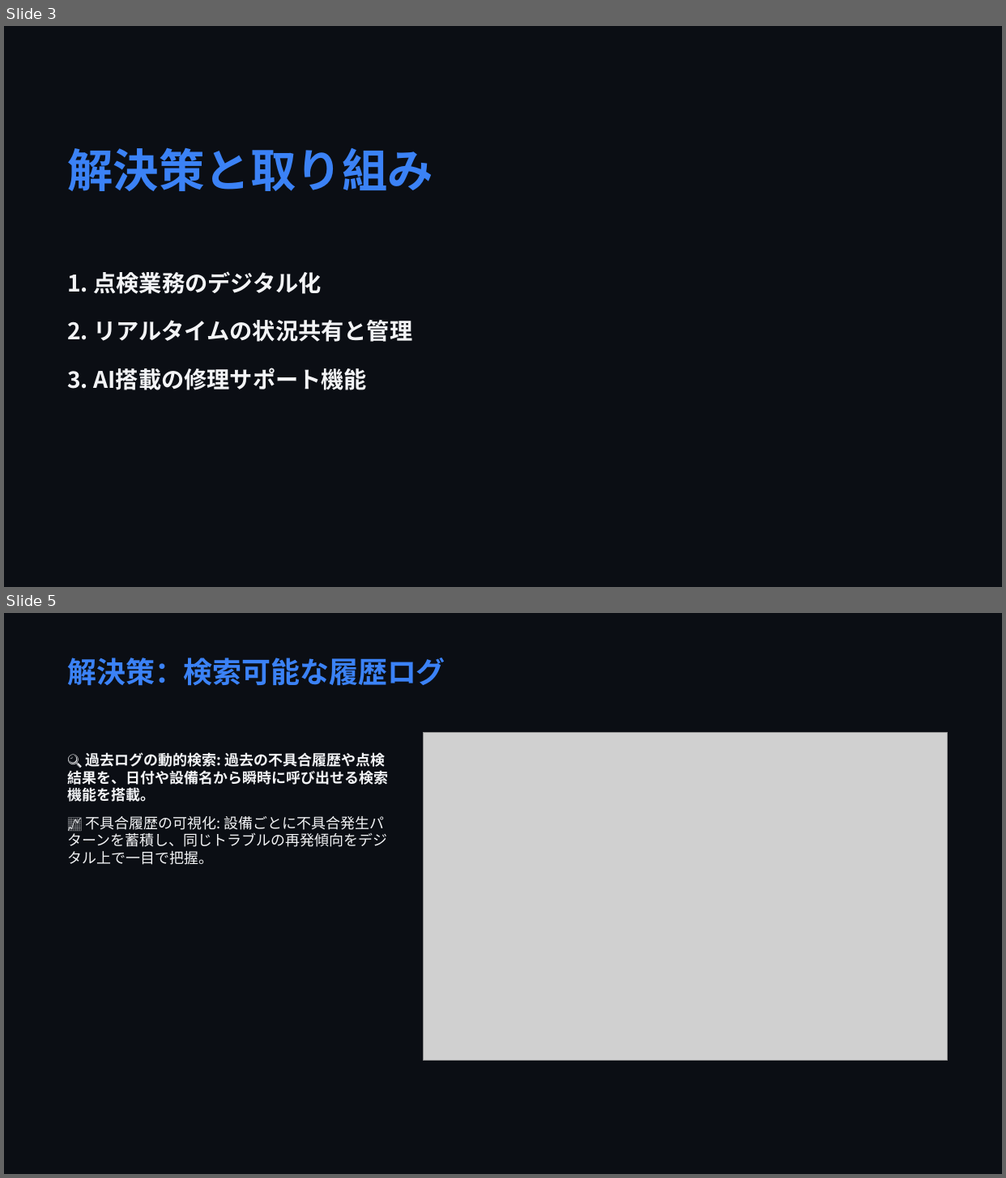
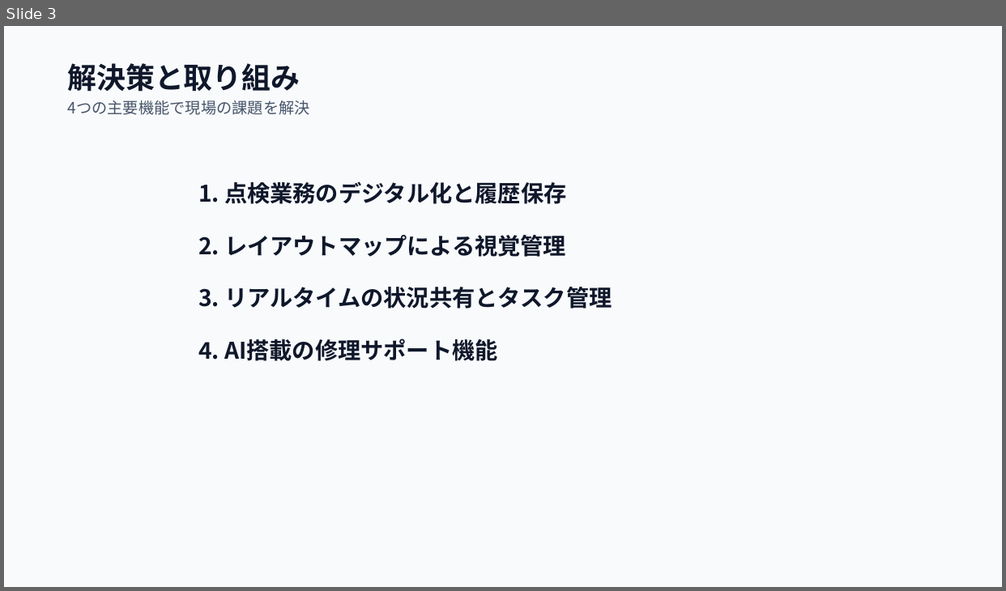
Before and after one commit to markjosephdsgatdula-dotcom/seibi-app-presentation, a slide deck: seibi_presentation.pptx. Shown one above the other, each under a label of ours: slides 3 and 5 before the commit, slide 3 after it; the slides between them are not shown. The pictures are 1006x1178 and 1006x591 pixels, drawn with LibreOffice and Linux fonts; fonts in the diff are those of the drawing; grey boxes stand for pictures. Boxes give left, top, right and bottom in pixels: in the first picture for what was removed or moved away, otherwise in the second. Text is boxed around its words. In the diff, an @@ line names an element or a change of style, - is before the commit and + after.

Commit message:
Update presentation to 12-slide Light Theme layout: reduced text density, restored Layout Map slide, high contrast for factory projectors

```diff
--- a/seibi_presentation.pptx
+++ b/seibi_presentation.pptx
@@ slide 5 removed at box(4, 613, 1002, 1174), background #0B0E14 @@
@@ text removed at box(67, 658, 445, 686) @@
-解決策：検索可能な履歴ログ
@@ picture removed at box(424, 733, 948, 1061) @@
@@ text removed at box(67, 752, 388, 865) @@
-🔍 過去ログの動的検索: 過去の不具合履歴や点検結果を、日付や設備名から瞬時に呼び出せる検索機能を搭載。
-📈 不具合履歴の可視化: 設備ごとに不具合発生パターンを蓄積し、同じトラブルの再発傾向をデジタル上で一目で把握。
@@ slide 3 changed as well @@
@@ background #0B0E14 to #F8FAFC @@
@@ text "解決策と取り組み": place and size @@
-text "解決策と取り組み" at box(67, 148, 433, 191)
+text "解決策と取り組み" at box(67, 63, 309, 115)
@@ text at box(67, 63, 300, 92): size 44 to 28 pt, text colour #3B82F6 to #0F172A in "解決策と取り組み" @@
@@ text at box(67, 101, 309, 115): paragraph added @@
+4つの主要機能で現場の課題を解決
@@ text at box(198, 182, 612, 361): text changed; text colour #F3F4F6 to #0F172A @@
-1. 点検業務のデジタル化
-2. リアルタイムの状況共有と管理
-3. AI搭載の修理サポート機能
+1. 点検業務のデジタル化と履歴保存
+2. レイアウトマップによる視覚管理
+3. リアルタイムの状況共有とタスク管理
+4. AI搭載の修理サポート機能
```
Also in this commit, not shown: 6 other slides changed, 5 slides added, 3 other slides removed, 20 other files.
